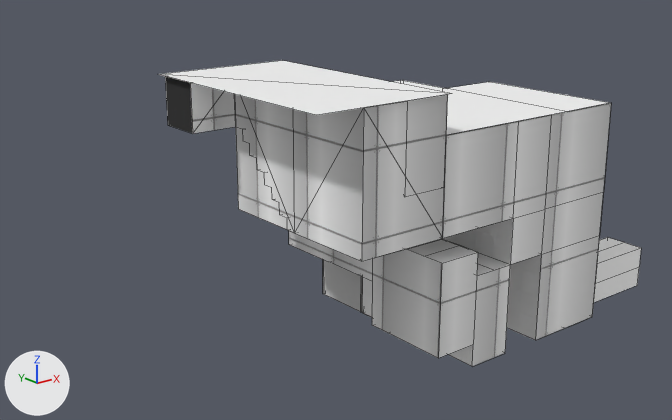
One commit to the Blender file Program/Ψ/Data/StageMap/Area3/Area3.blend: the scene before it, then after it.
Camera for both pictures: a camera (50 mm lens) standing at (-58.1, -57.2, 35.1) and looking at (-9.9, 3.1, 11.0). The axes (+X, +Y, +Z) are drawn at lower left. The lights are the same throughout. Mesh edges are drawn as thin lines.

In view in the first picture: 'Area3'.
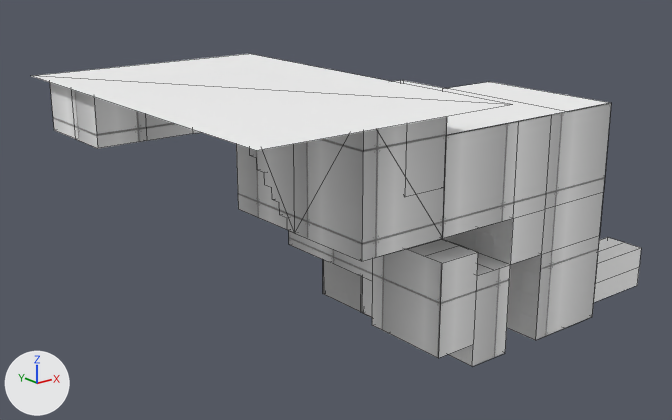
What the commit changed:
me_grid_004 is used by ob_area3; location (0.0, 0.0, 0.0); rotation (1.571, 0.0, 1.571), in degrees (90, 0, 90).
me_grid_004 had 299 vertices, 234 faces, 4 loose edges and spanned x -10.7..10.3, y 0.0..23.2, z -22.5..20.0.
me_grid_004 now has 311 vertices, 245 faces, 4 loose edges and spans x -16.2..15.8, y 0.0..23.2, z -30.8..20.0.
Part 1, on me_grid_004:
3 faces are deleted.
4 vertices move from x -10.7..10.3, y 23.2, z -22.5..-10.2 to x -16.2..15.8, y 23.2, z -30.8..-10.1.
12 vertices are added at x 6.0..14.0, y 19.0..23.0, z -30.0..-26.0.
8 new faces join them, mat_outwall.
6 new faces join them, mat_ground (white #ffffff).
me_grid_004 no longer uses material mat_dark (black #3c3c3c).

Where the change shows, as pixel boxes [x1, y1, x2, y2] in the pictures (672 x 420 px):
'Area3', reshaped (26% wider)
    before: [159, 60, 641, 366]
    after: [32, 54, 641, 366]
part 1 of me_grid_004, built on
    before: [159, 60, 452, 133]
    after: [32, 54, 510, 150]
